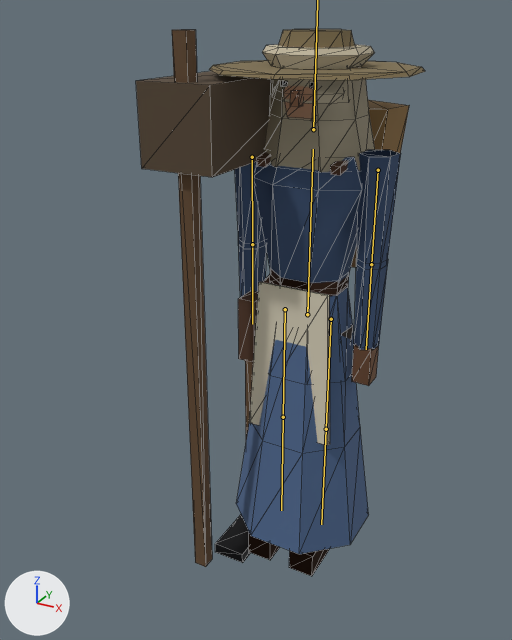
Before and after pictures for a commit that changed the glTF model game/assets/modelle/figur_mensch.glb.
Both versions are drawn from a 50 mm lens placed at (0.896, -1.986, 1.852), pointed at (-0.148, -0.089, 0.904). The lights are fixed; the arrows at lower left show +X, +Y and +Z. The picture after the commit comes second. The bones that bend it are drawn over the model as lines. Mesh edges are drawn as thin lines.

In view in the first picture: 'Barett', 'Buendel', 'Hacke', 'Haube', 'Kapuze', 'Kiepe', 'Koerper_Frau', 'Koerper_Mann', 'Schuerze', 'Stab', 'Strohhut', 'Tasche'.
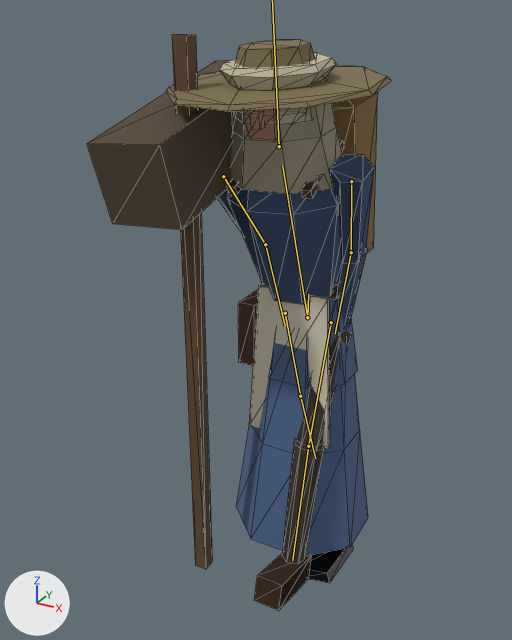
The newer file adds an action. The first version stands in its rest pose; the second is drawn at frame 9 of the action 'Ziehen'.

Pixel boxes [x1, y1, x2, y2] of what changed, in the pictures (512 x 640 px):
'Koerper_Frau', posed (10% wider, 6% taller): before [236, 81, 379, 554]; after [217, 109, 374, 611]
'Koerper_Mann', posed: before [235, 149, 401, 576]; after [268, 298, 358, 388]
'Buendel', posed (8% wider, 60% taller): before [136, 71, 271, 177]; after [87, 60, 233, 230]
'Strohhut', posed (38% taller): before [209, 29, 425, 80]; after [166, 40, 391, 111]
'Stab', posed: before [172, 30, 212, 567]; after [172, 34, 212, 569]
'Kiepe', posed: before [256, 100, 409, 267]; after [226, 92, 378, 253]
'Barett', posed (44% taller): before [263, 44, 374, 70]; after [220, 53, 337, 91]
'Hacke', posed: before [215, 361, 253, 563]; after [309, 545, 353, 583]
'Tasche', posed: before [238, 274, 270, 362]; after [238, 289, 258, 366]
bone 'Wurzel', root to tip: before (307, 314) to (308, 291); after (307, 317) to (308, 294)
bone 'Oberschenkel_L', root to tip: before (331, 319) to (326, 429); after (331, 322) to (308, 446)
bone 'Unterschenkel_L', root to tip: before (326, 429) to (321, 524); after (308, 446) to (292, 560)
bone 'Oberschenkel_R', root to tip: before (285, 309) to (283, 417); after (285, 313) to (300, 396)
bone 'Unterschenkel_R', root to tip: before (283, 417) to (281, 510); after (300, 396) to (315, 458)
bone 'Ruecken', root to tip: before (307, 314) to (313, 149); after (307, 317) to (282, 165)
bone 'Oberarm_L', root to tip: before (378, 170) to (371, 264); after (351, 181) to (351, 252)
bone 'Unterarm_L', root to tip: before (371, 264) to (366, 349); after (351, 252) to (335, 333)
bone 'Oberarm_R', root to tip: before (252, 157) to (252, 244); after (223, 176) to (265, 244)
bone 'Unterarm_R', root to tip: before (252, 244) to (252, 324); after (265, 244) to (285, 326)

Edits to the bpy script that builds the scene:
```text
Change bone_wurzel:
    where bone_wurzel = bpy.data.objects['Skelett'].pose.bones['Wurzel']
    bone_wurzel.location: (0.0, 0.0, 0.0) -> (0.0, -0.012, 0.0)
Change bone_oberschenkel_l:
    where bone_oberschenkel_l = bpy.data.objects['Skelett'].pose.bones['Oberschenkel_L']  # child of 'Wurzel'
    bone_oberschenkel_l.rotation_quaternion: (1.0, 0.0, 0.0, 0.0) -> (0.985, -0.173, 0.0, 0.0)  # degrees (0, 0, 0) -> degrees (-20, 0, 0)
Change bone_unterschenkel_l:
    where bone_unterschenkel_l = bpy.data.objects['Skelett'].pose.bones['Unterschenkel_L']  # child of 'Oberschenkel_L'
    bone_unterschenkel_l.rotation_quaternion: (1.0, 0.0, 0.0, 0.0) -> (0.999, 0.05, 0.0, 0.0)  # degrees (0, 0, 0) -> degrees (6, 0, 0)
Change bone_oberschenkel_r:
    where bone_oberschenkel_r = bpy.data.objects['Skelett'].pose.bones['Oberschenkel_R']  # child of 'Wurzel'
    bone_oberschenkel_r.rotation_quaternion: (1.0, 0.0, 0.0, 0.0) -> (0.985, 0.173, 0.0, 0.0)  # degrees (0, 0, 0) -> degrees (20, 0, 0)
Change bone_unterschenkel_r:
    where bone_unterschenkel_r = bpy.data.objects['Skelett'].pose.bones['Unterschenkel_R']  # child of 'Oberschenkel_R'
    bone_unterschenkel_r.rotation_quaternion: (1.0, 0.0, 0.0, 0.0) -> (0.999, 0.035, 0.0, 0.0)  # degrees (0, 0, 0) -> degrees (4, 0, 0)
Change bone_ruecken:
    where bone_ruecken = bpy.data.objects['Skelett'].pose.bones['Ruecken']  # child of 'Wurzel'
    bone_ruecken.rotation_quaternion: (1.0, 0.0, 0.0, 0.0) -> (0.992, 0.122, 0.004, 0.035)  # degrees (0, 0, 0) -> degrees (14, 0, 4)
Change bone_kopf:
    where bone_kopf = bpy.data.objects['Skelett'].pose.bones['Kopf']  # child of 'Ruecken'
    bone_kopf.rotation_quaternion: (1.0, 0.0, 0.0, 0.0) -> (0.997, -0.073, 0.002, -0.026)  # degrees (0, 0, 0) -> degrees (-8, 0, -3)
Change bone_oberarm_l:
    where bone_oberarm_l = bpy.data.objects['Skelett'].pose.bones['Oberarm_L']  # child of 'Ruecken'
    bone_oberarm_l.rotation_quaternion: (1.0, 0.0, 0.0, 0.0) -> (-0.987, -0.121, -0.013, -0.104)  # degrees (0, 0, 0) -> degrees (14, 0, 12)
Change bone_unterarm_l:
    where bone_unterarm_l = bpy.data.objects['Skelett'].pose.bones['Unterarm_L']  # child of 'Oberarm_L'
    bone_unterarm_l.rotation_quaternion: (1.0, 0.0, 0.0, 0.0) -> (0.97, -0.242, 0.0, 0.0)  # degrees (0, 0, 0) -> degrees (-28, 0, 0)
Change bone_oberarm_r:
    where bone_oberarm_r = bpy.data.objects['Skelett'].pose.bones['Oberarm_R']  # child of 'Ruecken'
    bone_oberarm_r.rotation_quaternion: (1.0, 0.0, 0.0, 0.0) -> (-0.987, -0.121, 0.013, 0.104)  # degrees (0, 0, 0) -> degrees (14, 0, -12)
Change bone_unterarm_r:
    where bone_unterarm_r = bpy.data.objects['Skelett'].pose.bones['Unterarm_R']  # child of 'Oberarm_R'
    bone_unterarm_r.rotation_quaternion: (1.0, 0.0, 0.0, 0.0) -> (0.97, -0.242, 0.0, 0.0)  # degrees (0, 0, 0) -> degrees (-28, 0, 0)
```
